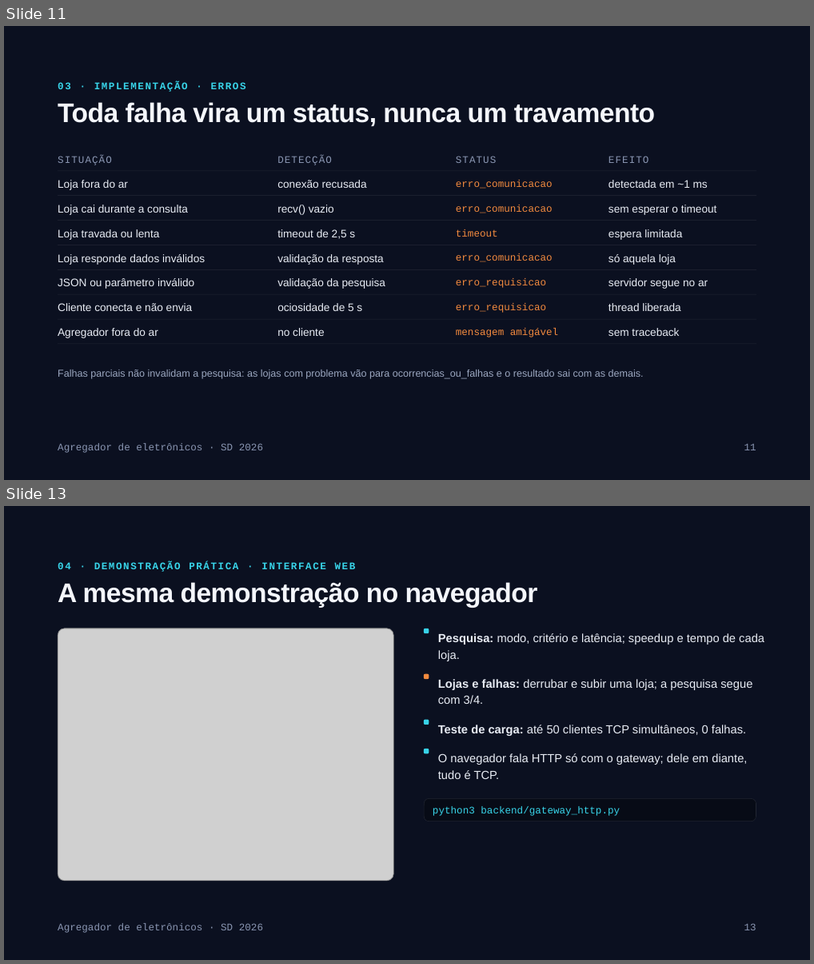
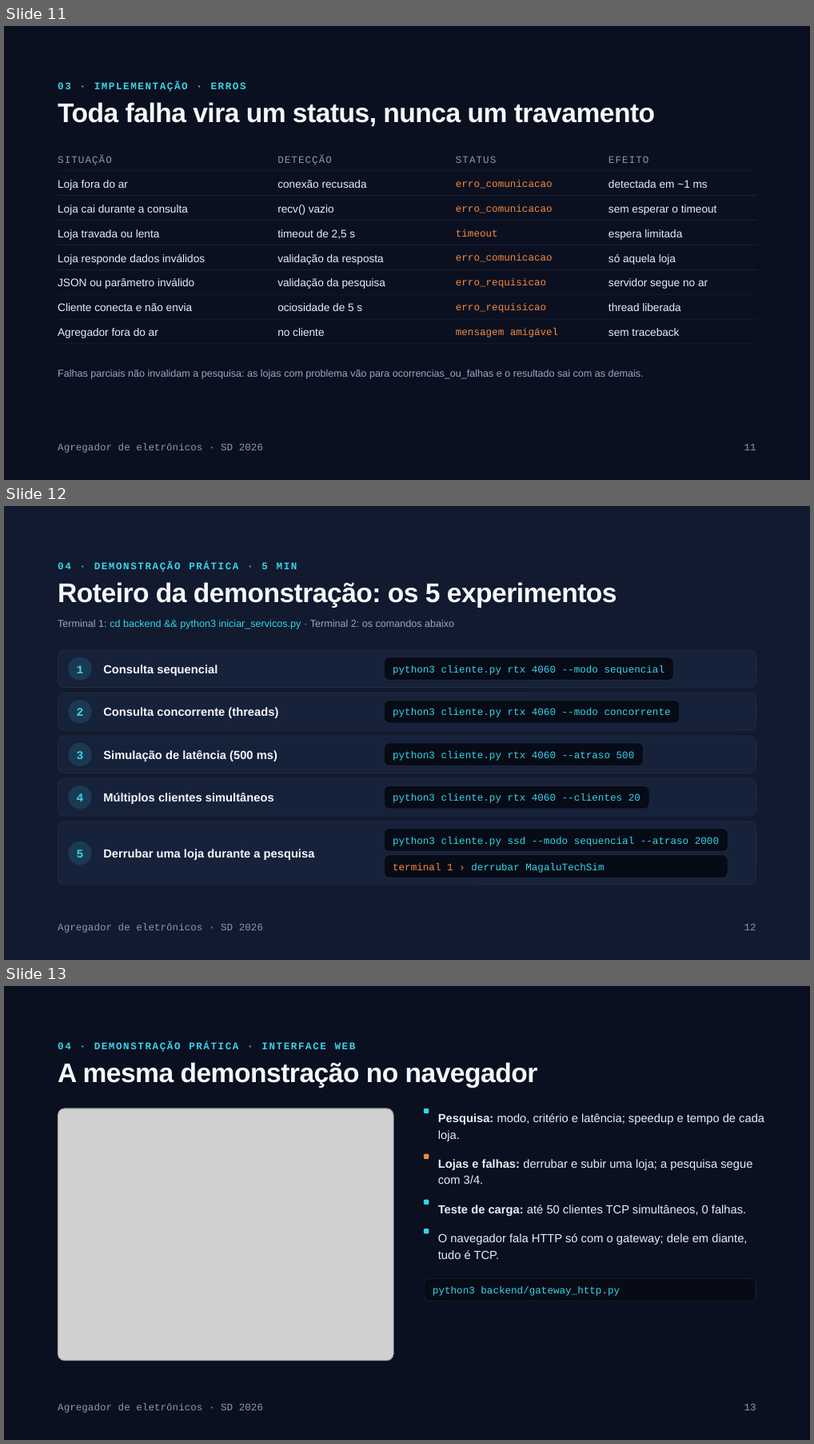
Before and after one commit to AngeloResplandes/agregador-precos-eletronicos, a slide deck: docs/apresentacao.pptx. Shown one above the other, each under a label of ours: slides 11 and 13 before the commit, slides 11, 12 and 13 after it; the slides between them are not shown. The pictures are 814x964 and 814x1444 pixels, drawn with LibreOffice and Linux fonts; fonts in the diff are those of the drawing; grey boxes stand for pictures; background and template pictures are left out. Boxes give left, top, right and bottom in pixels: in the first picture for what was removed or moved away, otherwise in the second. Text is boxed around its words. In the diff, an @@ line names an element or a change of style, - is before the commit and + after.

Commit message:
Roteiro da demonstração segue os 5 experimentos do enunciado
O roteiro do slide (e da seção 3.5 do plano de testes) não seguia a
seção 9 do enunciado: o Exp. 4 não tinha comando de terminal e o passo
"derrubar uma loja (Ctrl+C)" encerrava todo o iniciar_servicos.py.
Agora cada passo da demonstração é um experimento.

- cliente.py: opção --clientes N (1 a 50) dispara N clientes simultâneos,
  um lote por modo, com tempo do lote, média/mín/máx, vazão e falhas
- iniciar_servicos.py: com o ambiente no ar, o terminal aceita
  derrubar <loja>, subir <loja>, status e ajuda (Exp. 5 ao vivo);
  sem stdin, só mantém o ambiente no ar
- tests: 7 testes novos (CLI --clientes, console, Exp. 4 e Exp. 5 com
  processos reais), escritos antes do código; 90 testes passando
- docs: README e seção 3.5 com o roteiro por experimento, CT68-CT71,
  NC07, PEND05, CA15, tabela de módulos e contagem de testes; .docx
  regerados
- apresentacao.pptx: nova exportação do deck (slide 12 com o roteiro)
- resultados/log_pesquisas.csv: pesquisas registradas durante o uso

```diff
--- a/docs/apresentacao.pptx
+++ b/docs/apresentacao.pptx
@@ slide 12 added at box(4, 506, 810, 960), background picture (left out) @@
@@ text added at box(58, 562, 298, 572), 12 pt, text #38D3E8, bold @@
+04 · DEMONSTRAÇÃO PRÁTICA · 5 MIN
@@ title added at box(58, 582, 618, 608), 32 pt, text #F4F6FB, bold @@
+Roteiro da demonstração: os 5 experimentos
@@ text added at box(58, 620, 454, 629), 12 pt, text #9AA6BF @@
+Terminal 1: cd backend && python3 iniciar_servicos.py · Terminal 2: os comandos abaixo
@@ rounded rectangle added at box(58, 650, 757, 688), fill #16213A, outline #FFFFFF 0.5 pt @@
@@ rounded rectangle added at box(68, 656, 92, 680), fill #38D3E8 at 14% opacity, 14 pt, text #38D3E8, bold @@
+1
@@ text added at box(103, 664, 218, 676), 14 pt, text #F4F6FB, bold @@
+Consulta sequencial
@@ rounded rectangle added at box(385, 657, 674, 680), fill #070B16, outline #FFFFFF 0.5 pt, 12 pt, text #38D3E8 @@
+python3 cliente.py rtx 4060 --modo sequencial
@@ rounded rectangle added at box(58, 693, 757, 731), fill #16213A, outline #FFFFFF 0.5 pt @@
@@ rounded rectangle added at box(68, 700, 92, 723), fill #38D3E8 at 14% opacity, 14 pt, text #38D3E8, bold @@
+2
@@ text added at box(103, 707, 278, 718), 14 pt, text #F4F6FB, bold @@
+Consulta concorrente (threads)
@@ rounded rectangle added at box(385, 700, 680, 723), fill #070B16, outline #FFFFFF 0.5 pt, 12 pt, text #38D3E8 @@
+python3 cliente.py rtx 4060 --modo concorrente
@@ rounded rectangle added at box(58, 736, 757, 773), fill #16213A, outline #FFFFFF 0.5 pt @@
@@ rounded rectangle added at box(68, 743, 92, 766), fill #38D3E8 at 14% opacity, 14 pt, text #38D3E8, bold @@
+3
@@ rounded rectangle added at box(385, 743, 644, 765), fill #070B16, outline #FFFFFF 0.5 pt, 12 pt, text #38D3E8 @@
+python3 cliente.py rtx 4060 --atraso 500
@@ text added at box(103, 750, 278, 761), 14 pt, text #F4F6FB, bold @@
+Simulação de latência (500 ms)
@@ rounded rectangle added at box(58, 778, 757, 816), fill #16213A, outline #FFFFFF 0.5 pt @@
@@ rounded rectangle added at box(68, 785, 92, 809), fill #38D3E8 at 14% opacity, 14 pt, text #38D3E8, bold @@
+4
@@ text added at box(103, 792, 274, 804), 14 pt, text #F4F6FB, bold @@
+Múltiplos clientes simultâneos
@@ rounded rectangle added at box(385, 786, 650, 808), fill #070B16, outline #FFFFFF 0.5 pt, 12 pt, text #38D3E8 @@
+python3 cliente.py rtx 4060 --clientes 20
@@ rounded rectangle added at box(58, 821, 757, 884), fill #16213A, outline #FFFFFF 0.5 pt @@
@@ rounded rectangle added at box(68, 841, 92, 864), fill #38D3E8 at 14% opacity, 14 pt, text #38D3E8, bold @@
+5
@@ rounded rectangle added at box(385, 828, 729, 851), fill #070B16, outline #FFFFFF 0.5 pt, 12 pt, text #38D3E8 @@
+python3 cliente.py ssd --modo sequencial --atraso 2000
@@ text added at box(103, 848, 315, 860), 14 pt, text #F4F6FB, bold @@
+Derrubar uma loja durante a pesquisa
@@ rounded rectangle added at box(385, 855, 729, 877), fill #070B16, outline #FFFFFF 0.5 pt, 12 pt, text #38D3E8 @@
+terminal 1 › derrubar MagaluTechSim
@@ text added at box(58, 923, 263, 932), 12 pt, text #8A96B2 @@
+Agregador de eletrônicos · SD 2026
@@ text added at box(745, 923, 757, 930), 12 pt, text #8A96B2 @@
+12
```
Also in this commit, not shown: 1 slide removed, 13 other files.
